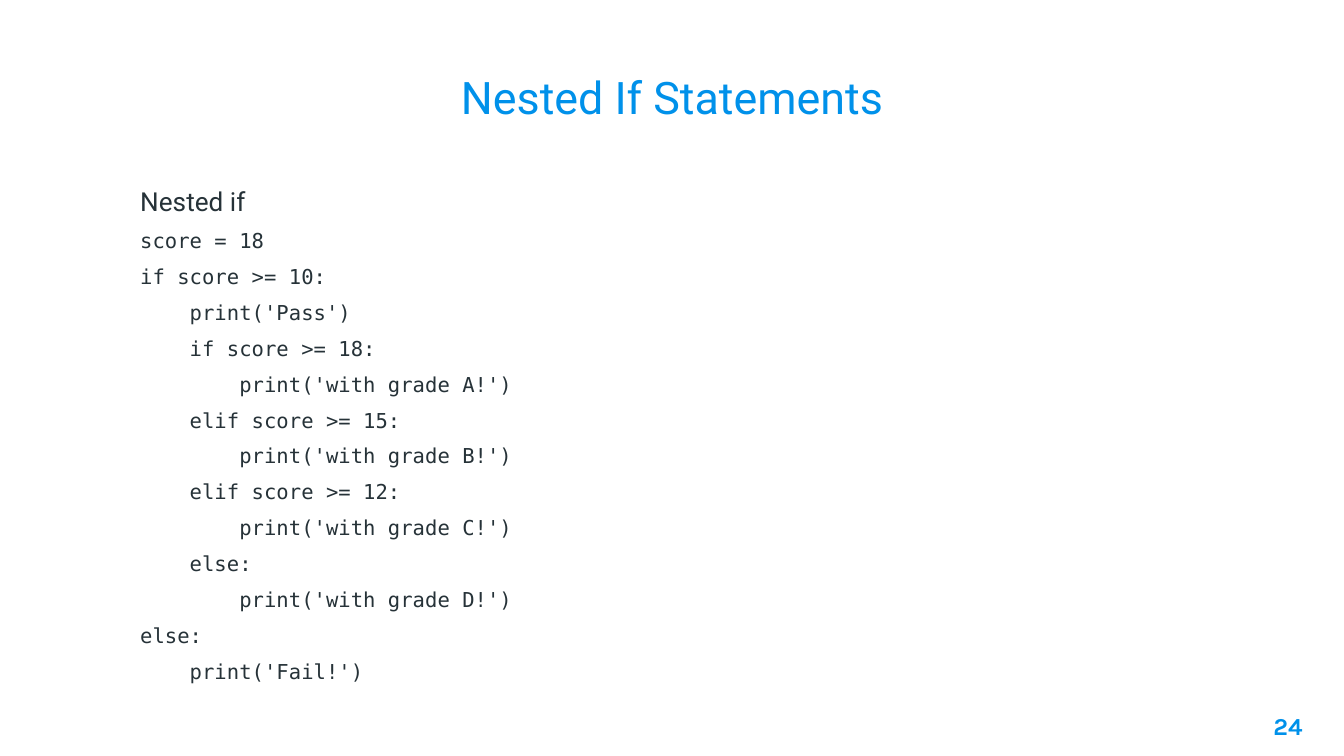
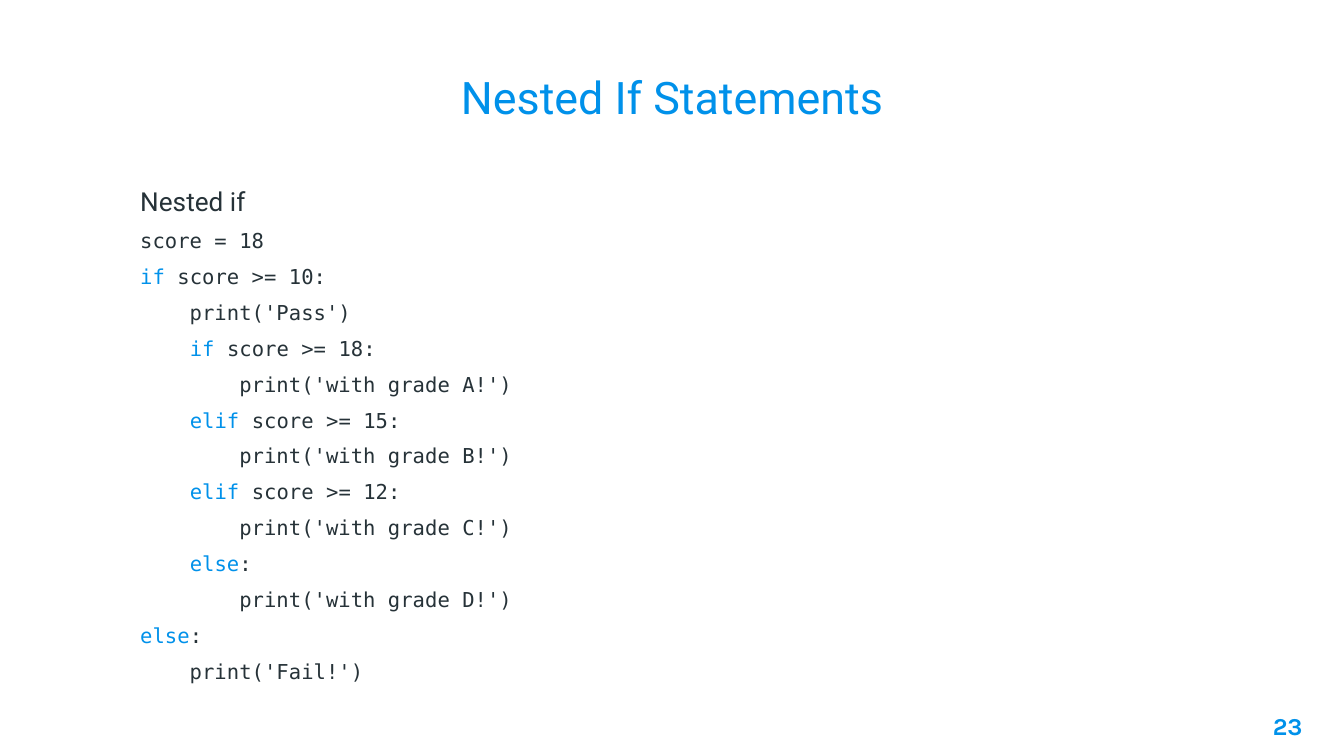
Before and after one commit to AleeRezaa/learn-python, a slide deck: slide 23 of Python.pptx (slide 24 before the commit). Drawn at 1344x756 pixels with LibreOffice and Linux fonts; fonts in the diff are those of the drawing; background and template pictures are left out. Boxes give left, top, right and bottom in pixels: in the first picture for what was removed or moved away, otherwise in the second. Text is boxed around its words. In the diff, an @@ line names an element or a change of style, - is before the commit and + after.

```diff
--- a/Python.pptx
+++ b/Python.pptx
@@ text at (140, 268, 400, 644): text colour #263238 to #0091EA in "if", "if", "elif", "elif" and 2 more places @@
@@ page number at (1273, 719, 1303, 736): text changed @@
-24
+23
```
Also in this commit, not shown: 6 other slides changed, 7 slides added, 3 slides removed.
